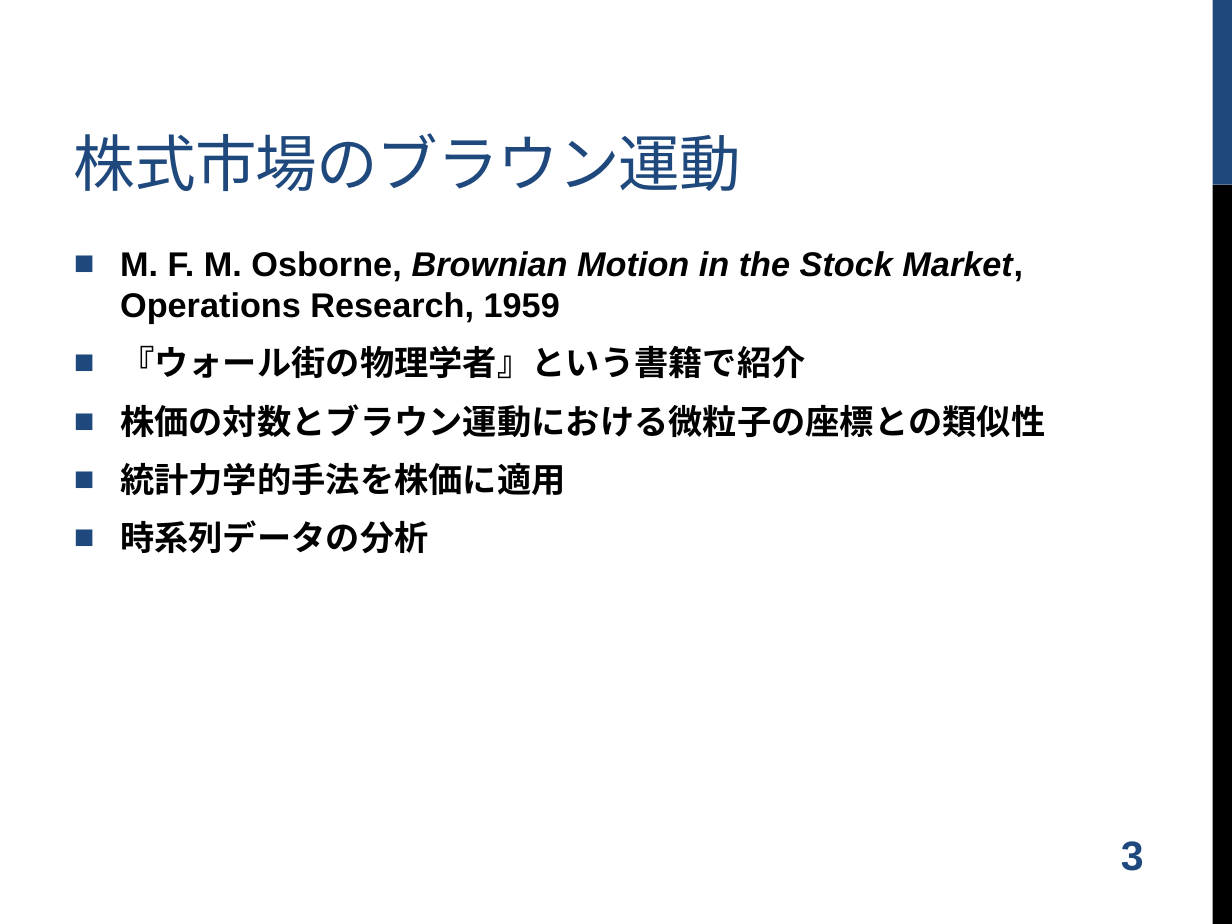
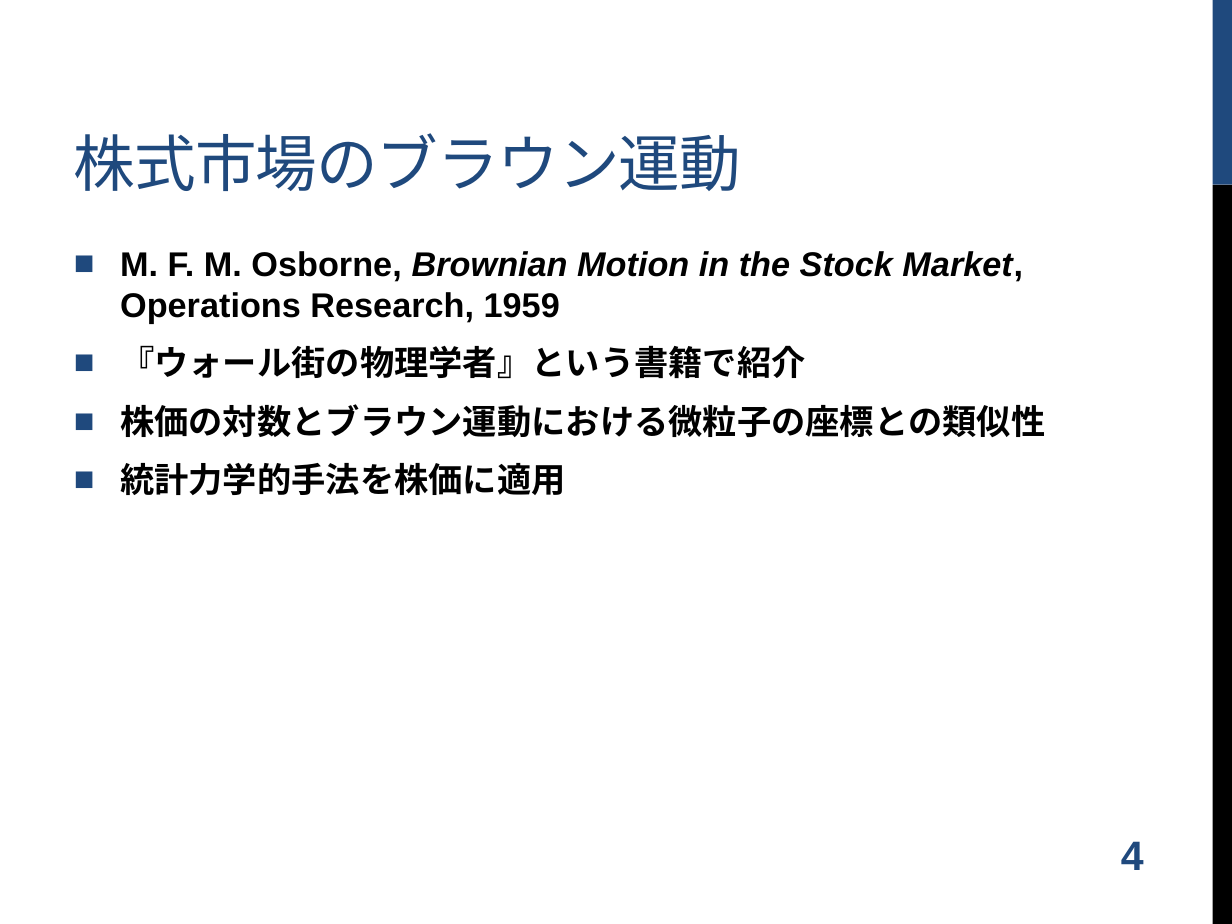
Before and after one commit to shugo/DCW2016, a slide deck: slide 5 of ruby_data_analysis.pptx (slide 4 before the commit). Drawn at 1232x924 pixels with LibreOffice and Linux fonts; fonts in the diff are those of the drawing; background and template pictures are left out. Boxes give left, top, right and bottom in pixels: in the first picture for what was removed or moved away, otherwise in the second. Text is boxed around its words. In the diff, an @@ line names an element or a change of style, - is before the commit and + after.

```diff
--- a/ruby_data_analysis.pptx
+++ b/ruby_data_analysis.pptx
@@ text at <box>120,520,428,553</box>: paragraph removed @@
-■ 時系列データの分析
@@ page number at <box>1121,841,1144,870</box>: text changed @@
-3
+4
```
Also in this commit, not shown: 8 other slides changed, 8 slides added, 4 slides removed, 2 other files.
